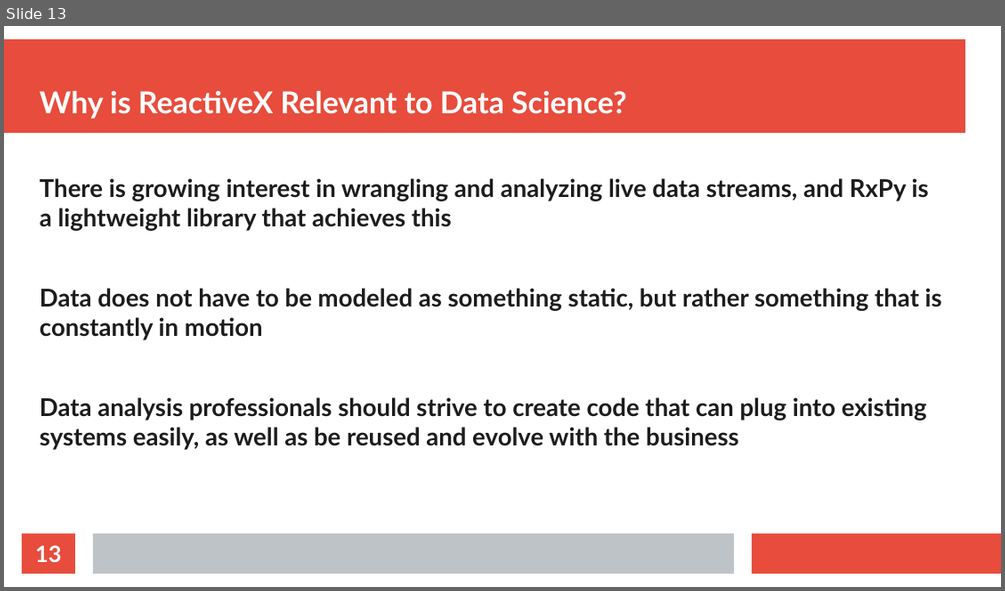
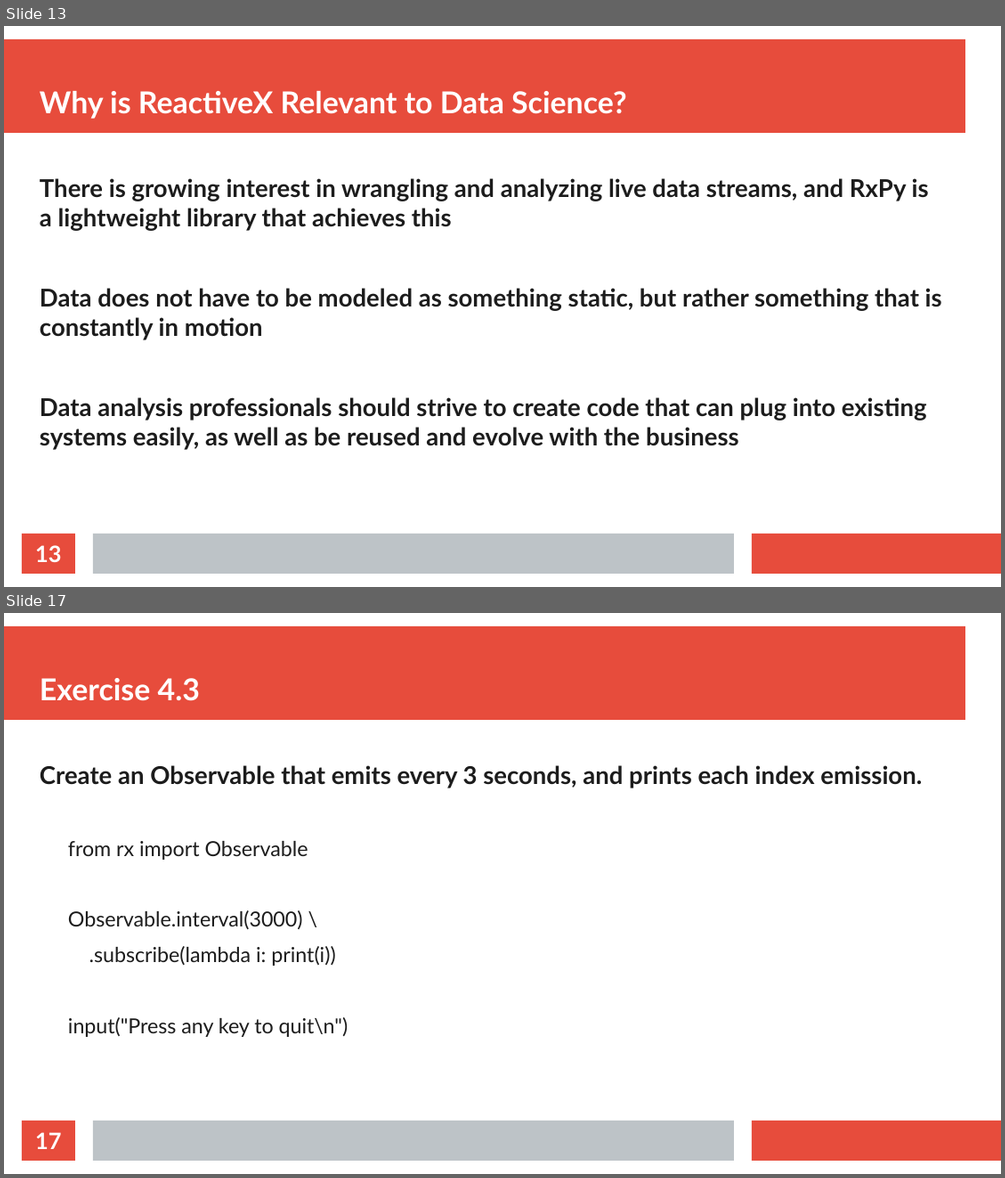
Before and after one commit to thomasnield/oreilly_reactive_python_for_data, a slide deck: resources/reactive_python_slides.odp. Shown one above the other, each under a label of ours: slide 13 before the commit, slides 13 and 17 after it; the slides between them are not shown. The pictures are 1005x591 and 1005x1178 pixels, drawn with LibreOffice and Linux fonts; fonts in the diff are those of the drawing. Boxes give left, top, right and bottom in pixels: in the first picture for what was removed or moved away, otherwise in the second. Text is boxed around its words. In the diff, an @@ line names an element or a change of style, - is before the commit and + after.

```diff
--- a/resources/reactive_python_slides.odp
+++ b/resources/reactive_python_slides.odp
@@ slide 17 added at <box>4,613,1001,1174</box>, background #FFFFFF; not listed: 3 template elements that a slide beside it also shows @@
@@ title added at <box>40,678,200,701</box>, 24 pt, text #FFFFFF, bold @@
+Exercise 4.3
@@ text added at <box>40,765,922,1037</box>, 16.5 pt, text #1C1C1C @@
+Create an Observable that emits every 3 seconds, and prints each index emission.
+  from rx import Observable
+  Observable.interval(3000) \
+  .subscribe(lambda i: print(i))
+  input("Press any key to quit\n")
@@ page number added at <box>22,1120,75,1160</box>, fill #E74C3C, 18 pt, text #FFFFFF, bold @@
+17
```
Also in this commit, not shown: 2 slides changed, 15 other slides added.
